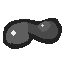
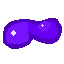
The second 64×64 image is a revision of the first. Changes to its layers:
removed layer "Background" over bbox(3, 18, 62, 49)
painted on "Other" over bbox(3, 18, 62, 49)
